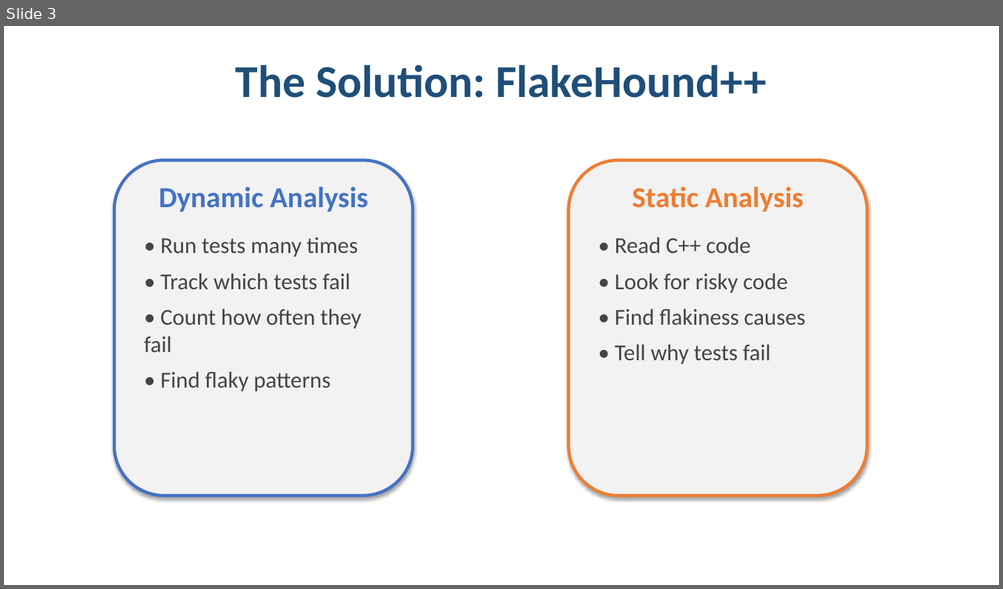
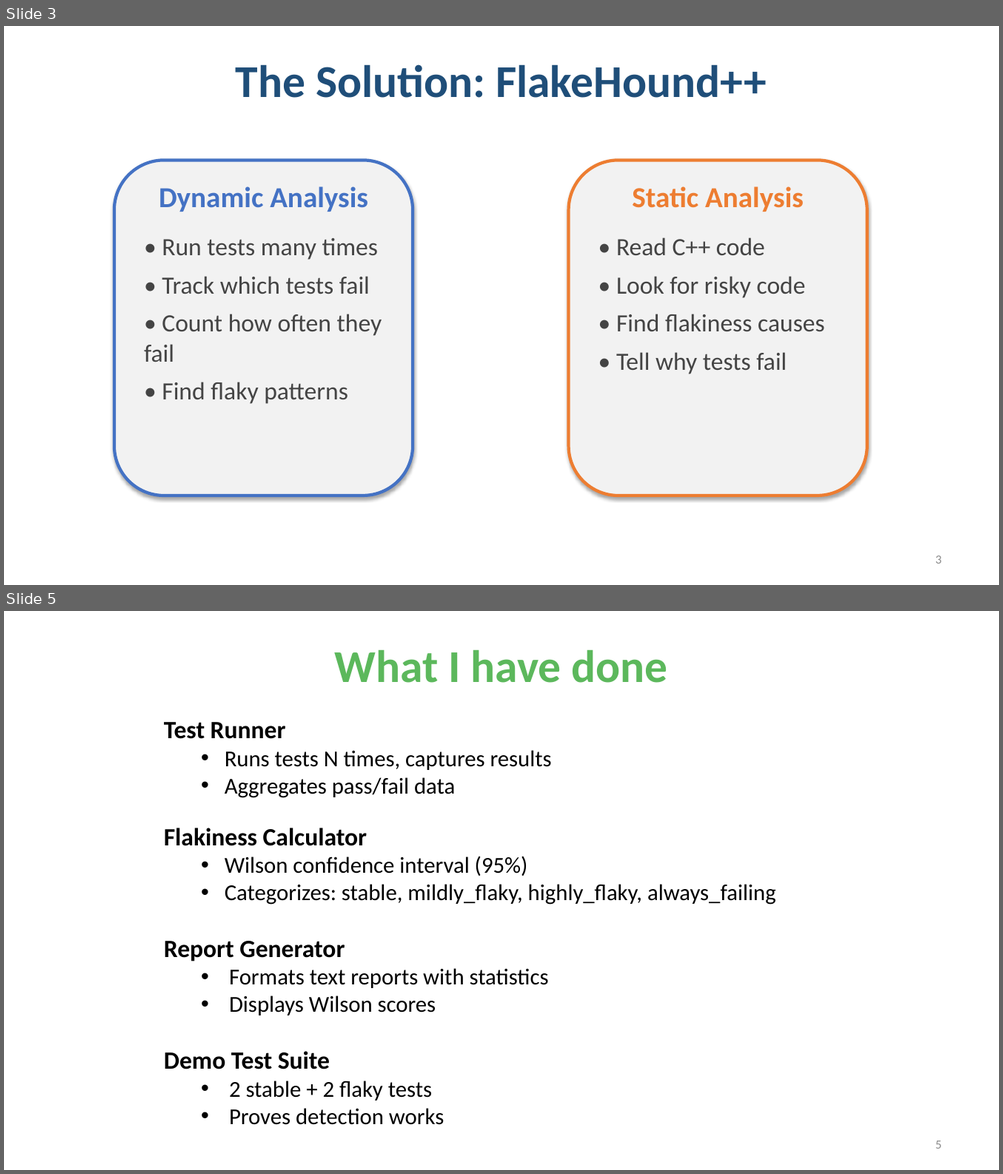
Before and after one commit to UniqueSwagger/FlakeHound-, a slide deck: FlakeHound_Presentation_Final.pptx. Shown one above the other, each under a label of ours: slide 3 before the commit, slides 3 and 5 after it; the slides between them are not shown. The pictures are 1003x589 and 1003x1174 pixels, drawn with LibreOffice and Linux fonts; fonts in the diff are those of the drawing. Boxes give left, top, right and bottom in pixels: in the first picture for what was removed or moved away, otherwise in the second. Text is boxed around its words. In the diff, an @@ line names an element or a change of style, - is before the commit and + after.

```diff
--- a/FlakeHound_Presentation_Final.pptx
+++ b/FlakeHound_Presentation_Final.pptx
@@ slide 5 added at bbox=[4, 611, 999, 1170], background #FFFFFF @@
@@ text added at bbox=[334, 650, 668, 683], 44 pt, text #5CB85C, bold @@
+What I have done
@@ text added at bbox=[164, 722, 776, 1125], 22 pt, text #000000 @@
+Test Runner
+  • Runs tests N times, captures results
+  • Aggregates pass/fail data
+Flakiness Calculator
+  • Wilson confidence interval (95%)
+  • Categorizes: stable, mildly_flaky, highly_flaky, always_failing
+Report Generator
+  • Formats text reports with statistics
+  • Displays Wilson scores
+Demo Test Suite
+  • 2 stable + 2 flaky tests
+  • Proves detection works
@@ page number added at bbox=[935, 1141, 941, 1149], 12 pt, text #8C8C8C @@
+5
@@ slide 3 changed as well @@
@@ text "• Run tests many times" at bbox=[144, 238, 382, 404]: size 22 to 24 pt @@
@@ text "• Read C++ code" at bbox=[616, 238, 825, 375]: size 22 to 24 pt @@
@@ page number added at bbox=[935, 556, 941, 564], 12 pt, text #8C8C8C @@
+3
```
Also in this commit, not shown: 6 other slides changed, 2 other slides added, 6 slides removed, 8 other files.
